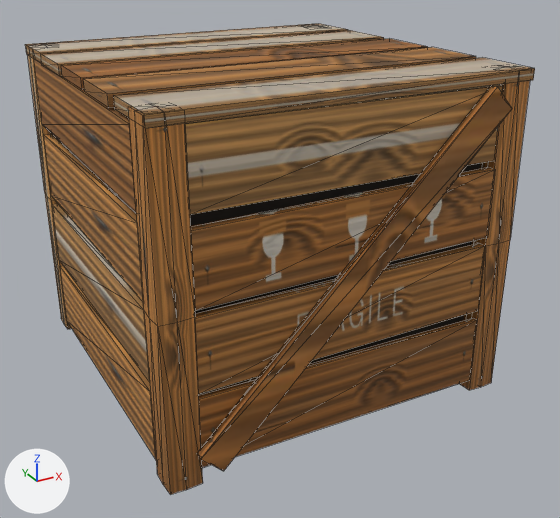
Two versions of the glTF model src/assets/models/prop_soft_crate_b.glb, one commit apart.
Both versions are drawn from a 50 mm lens placed at (-0.792, -1.544, 1.014), pointed at (0.023, -0.062, 0.272). The axes (+X, +Y, +Z) are drawn at lower left. The lights are the same throughout. The first picture is the older version. Mesh edges are drawn as thin lines. Where no turn or scale is listed for an object, it has been applied to the vertices. Vertices at exactly the same position are counted once.

The first picture shows 'prop_soft_crate_b_body'.
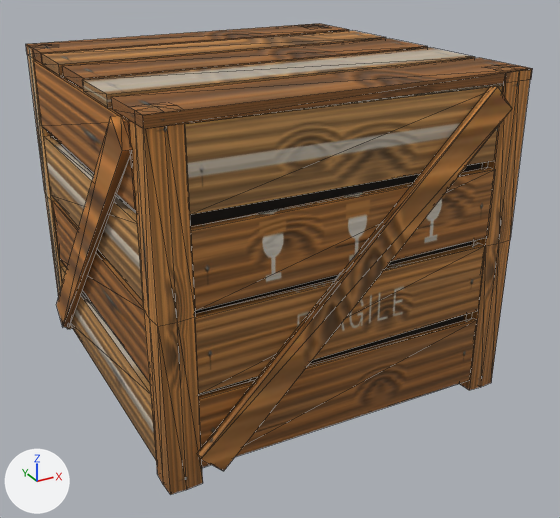
The change, as JSON lines over the scene's bpy script:
```json
{"block": "me_prop_soft_crate_b_body", "where": "# used by ob_prop_soft_crate_b_body; location = (0.0, 0.0, 0.0)"}
{"op": "remove", "block": "me_prop_soft_crate_b_body", "code": "me_prop_soft_crate_b_body.from_pydata(...)  # 304 vertices, 492 faces; spans x -0.411..0.426, y -0.426..0.413, z 0.0..0.74"}
{"op": "add", "block": "me_prop_soft_crate_b_body", "code": "me_prop_soft_crate_b_body.from_pydata(...)  # 312 vertices, 504 faces; spans x -0.426..0.426, y -0.426..0.426, z 0.0..0.74"}
{"block": "me_prop_soft_crate_b_body", "change": "me_prop_soft_crate_b_body part 1: the loose piece of 8 vertices spanning x -0.41..0.407, y -0.245..-0.089, z 0.716..0.74 is moved by (-0.002, 0.0, 0.0)"}
{"block": "me_prop_soft_crate_b_body", "change": "me_prop_soft_crate_b_body part 2: the loose piece of 8 vertices spanning x -0.409..0.41, y 0.256..0.413, z 0.716..0.74 is moved by (-0.001, -0.669, 0.0)"}
{"block": "me_prop_soft_crate_b_body", "change": "me_prop_soft_crate_b_body part 3: the loose piece of 8 vertices spanning x -0.406..-0.39, y -0.338..0.338, z 0.382..0.536 is moved by (-0.002, 0.0, 0.176)"}
{"block": "me_prop_soft_crate_b_body", "change": "me_prop_soft_crate_b_body part 4: the loose piece of 8 vertices spanning x -0.405..0.412, y -0.411..-0.258, z 0.716..0.74 is moved by (-0.001, 0.334, 0.0)"}
{"block": "me_prop_soft_crate_b_body", "change": "me_prop_soft_crate_b_body part 5: the loose piece of 8 vertices spanning x -0.407..-0.388, y -0.339..0.339, z 0.553..0.717 is turned -0.8 degrees about the x axis through its middle, then moved by (0.002, 0.0, -0.526)"}
{"block": "me_prop_soft_crate_b_body", "change": "me_prop_soft_crate_b_body part 6: a new loose piece, a box spanning x -0.404..-0.39, y -0.338..0.338, z 0.209..0.366, in mat_main"}
{"block": "me_prop_soft_crate_b_body", "change": "me_prop_soft_crate_b_body part 7: the loose piece of 8 vertices spanning x -0.411..0.407, y 0.089..0.245, z 0.716..0.74 is rebuilt with 8 vertices and now spans x -0.409..0.411, y 0.089..0.245, z 0.716..0.74"}
{"block": "me_prop_soft_crate_b_body", "change": "me_prop_soft_crate_b_body part 8: the loose piece of 8 vertices spanning x -0.409..0.409, y -0.08..0.08, z 0.717..0.739 is deleted"}
{"block": "me_prop_soft_crate_b_body", "change": "me_prop_soft_crate_b_body part 9"}
{"block": "me_prop_soft_crate_b_body", "change": "28 vertices are removed from x -0.408..0.418, y -0.339..0.351, z 0.032..0.54"}
{"block": "me_prop_soft_crate_b_body", "change": "46 faces are deleted"}
{"block": "me_prop_soft_crate_b_body", "change": "36 vertices are added at x -0.426..0.413, y -0.348..0.426, z 0.031..0.74"}
{"block": "me_prop_soft_crate_b_body", "change": "58 new faces join them"}
{"block": "me_prop_soft_crate_b_body", "change": "me_prop_soft_crate_b_body part 10: 14 kept faces spanning x -0.348..0.408, y -0.426..-0.338, z 0.031..0.716 get new vertex colours"}
{"block": "me_prop_soft_crate_b_body", "change": "other edits to the shape of me_prop_soft_crate_b_body do not show in these pictures"}
```

Changed parts and their boxes (x1, y1, x2, y2) in the pictures (560 x 518 px; the box of a moved part takes in the faces that stretch with it):
```json
{"object": "prop_soft_crate_b_body", "change": "reshaped", "before": [25, 23, 535, 494], "after": [26, 23, 533, 494]}
{"part": 1, "of": "me_prop_soft_crate_b_body", "change": "moved or reshaped", "before": [83, 47, 476, 108], "after": [83, 48, 475, 107]}
{"part": 2, "of": "me_prop_soft_crate_b_body", "change": "moved or reshaped", "before": [25, 23, 348, 64], "after": [112, 58, 533, 129]}
{"part": 3, "of": "me_prop_soft_crate_b_body", "change": "moved or reshaped", "before": [44, 134, 143, 302], "after": [33, 60, 136, 211]}
{"part": 4, "of": "me_prop_soft_crate_b_body", "change": "moved or reshaped", "before": [114, 57, 535, 128], "after": [63, 39, 428, 89]}
{"part": 5, "of": "me_prop_soft_crate_b_body", "change": "moved or reshaped", "before": [34, 59, 136, 213], "after": [61, 266, 156, 460]}
{"part": 6, "of": "me_prop_soft_crate_b_body", "change": "added", "after": [53, 201, 150, 383], "on screen": "brown"}
{"part": 7, "of": "me_prop_soft_crate_b_body", "change": "rebuilt", "before": [41, 30, 384, 76], "after": [42, 31, 386, 76]}
{"part": 8, "of": "me_prop_soft_crate_b_body", "change": "deleted", "before": [61, 39, 428, 90], "on screen": "brown"}
{"part": 9, "of": "me_prop_soft_crate_b_body", "change": "moved or reshaped", "before": [52, 204, 156, 459], "after": [26, 23, 349, 327]}
{"part": 10, "of": "me_prop_soft_crate_b_body", "change": "recoloured", "before": [197, 86, 512, 465], "after": [197, 86, 512, 465]}
```
